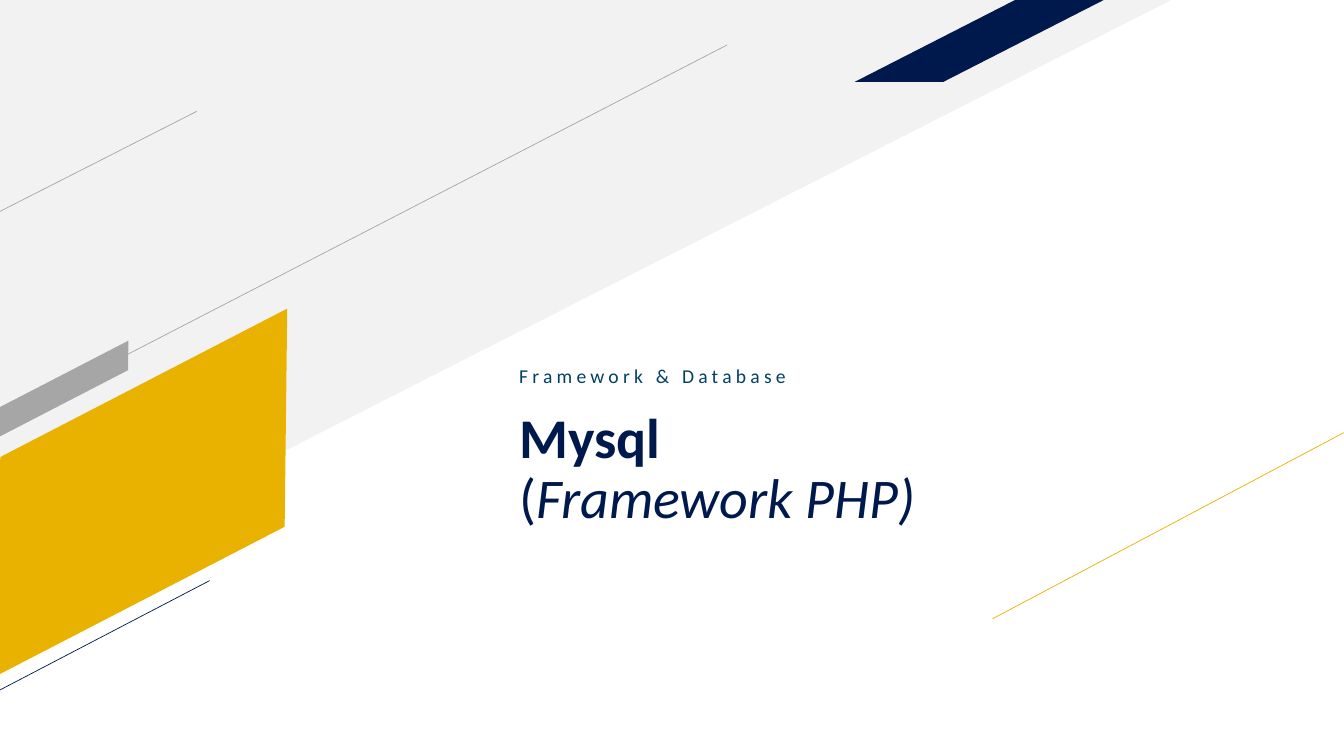
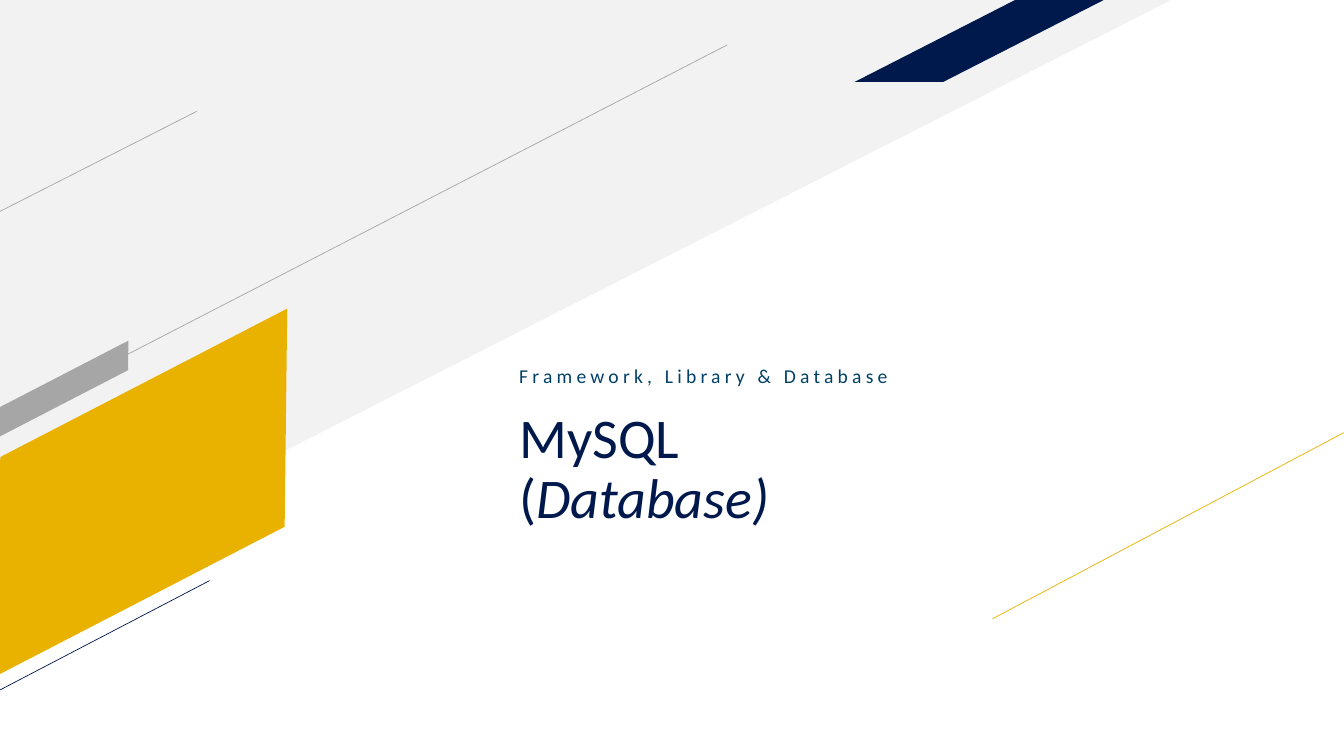
Before and after one commit to adityadees/Unsri-Mengajar-Laravel, a slide deck: slide 54 of Slide 1 - Introduction.pptx (slide 41 before the commit). Drawn at 1344x756 pixels with LibreOffice and Linux fonts; fonts in the diff are those of the drawing. Boxes give left, top, right and bottom in pixels: in the first picture for what was removed or moved away, otherwise in the second. Text is boxed around its words. In the diff, an @@ line names an element or a change of style, - is before the commit and + after.

```diff
--- a/Slide 1 - Introduction.pptx
+++ b/Slide 1 - Introduction.pptx
@@ text at (519,369,888,386): text changed @@
-Framework & Database
+Framework, Library & Database
@@ title at (519,421,769,526): text changed @@
-Mysql
-(Framework PHP)
+MySQL
+(Database)
```
Also in this commit, not shown: 17 other slides changed, 23 slides added, 5 slides removed.
